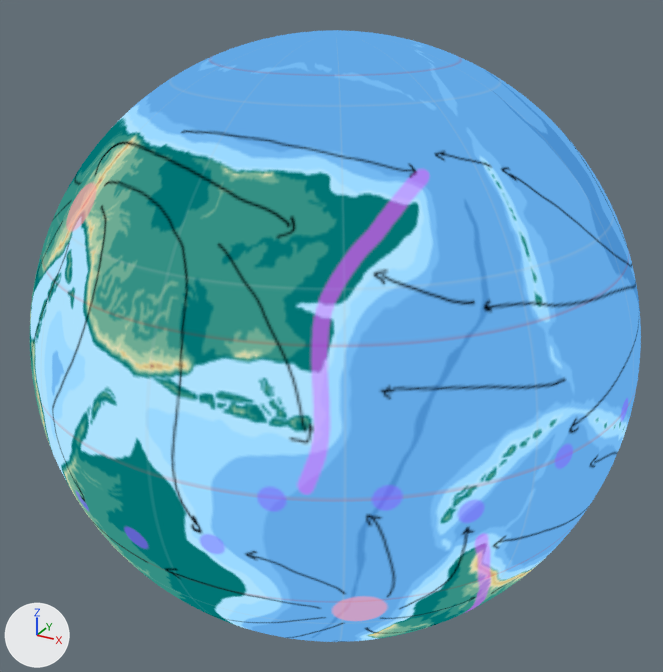
An edit to the Blender file work/globe.blend, drawn before and after from the same camera.
Before and after are seen from a 50 mm camera at (5.56, -10.21, 5.1) aimed at (-0.04, -0.02, 0.0). Arrows for +X, +Y and +Z are at lower left; the lights stay in place.
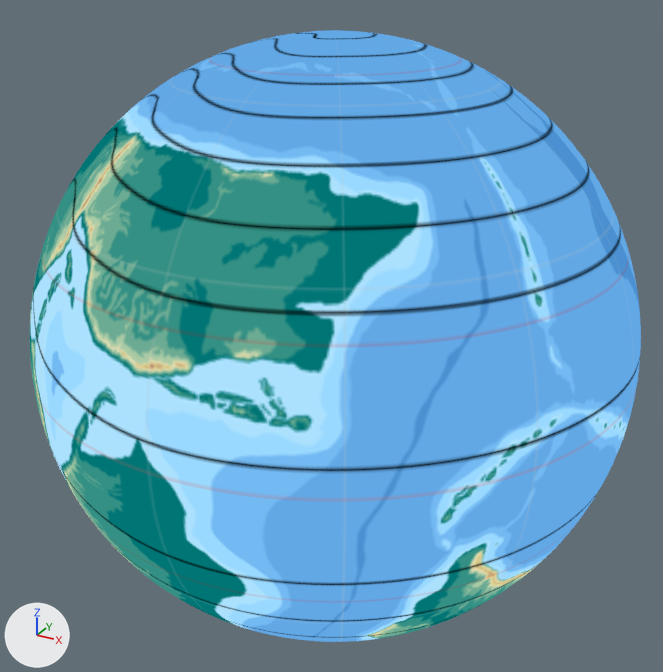
What differs and where, as boxes [x1, y1, x2, y2] in the pictures (663 x 672 px):
'Sphere', surface changed: [30, 31, 641, 642] in both

Diff of the bpy script that builds the scene:
```diff
--- a/work/globe.blend.py
+++ b/work/globe.blend.py
@@ img_ao_isotherms_ns_png @@
+img_ao_isotherms_ns_png = load_image('Ao_isotherms_ns.png', 'Ao_isotherms_ns.png', 5472, 2734, 'sRGB')
@@ img_ao_isotherms_nw_png @@
+img_ao_isotherms_nw_png = load_image('Ao_isotherms_nw.png', 'Ao_isotherms_nw.png', 5472, 2734, 'sRGB')
@@ mat_material_001 @@
 mat_material_001 = bpy.data.materials.new('Material.001')
-# nodes: Emission, Mix x6, OutputMaterial, TexImage x7
+# nodes: Emission, Mix x8, OutputMaterial, TexImage x9
+# uses the picture img_ao_isotherms_ns_png
+# uses the picture img_ao_isotherms_nw_png
 # uses the picture img_ao_topo_w_grid_png
@@ mat_material_001 @@
 # uses the picture img_summer_wind_patterns
-# uses the picture img_winter_ocean_currents
-# uses the picture img_winter_sea_ice
```
